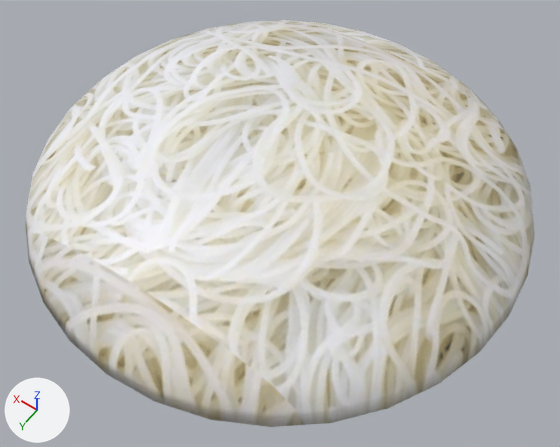
What one commit did to the FBX model Assets/_Game/Model 3D/thung_bun.fbx.
One viewpoint serves both versions: a camera (50 mm lens) standing at (-0.526, 0.736, 0.553) and looking at (-0.017, 0.023, -0.567). The lights are fixed; the arrows at lower left show +X, +Y and +Z. The first picture is the older version. Where no turn or scale is listed for an object, it has been applied to the vertices.

Before the edit, the objects in view are built like this:
```python
me_sphere_001 = bpy.data.meshes.new('Sphere.001')
me_sphere_001.from_pydata(...)  # 257 vertices, 257 faces; spans x -0.447..0.447, y -0.447..0.447, z 0.0..0.145
me_sphere_001.materials.append(mat_thung_bun)  # picture img_rice_noodle_tex_png
ob_thung_bun = bpy.data.objects.new('thung_bun', me_sphere_001)
ob_thung_bun.location = (0.0, -0.001, -0.508)
```
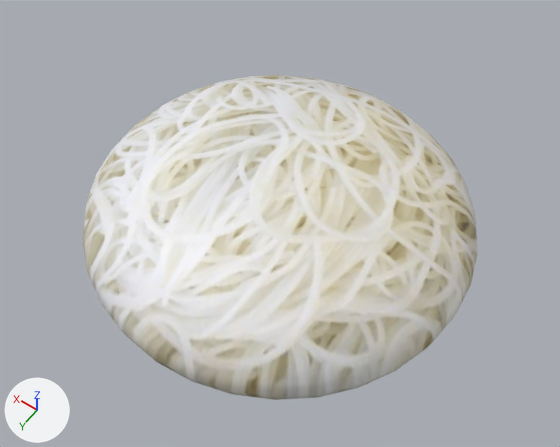
The change, as a diff of the scene's bpy script:
```diff
--- a/Assets/_Game/Model 3D/thung_bun.fbx.py
+++ b/Assets/_Game/Model 3D/thung_bun.fbx.py
@@ me_sphere_001 @@
 # used by ob_thung_bun; location = (0.0, -0.001, -0.508)
-me_sphere_001.from_pydata(...)  # 257 vertices, 257 faces; spans x -0.447..0.447, y -0.447..0.447, z 0.0..0.145
+me_sphere_001.from_pydata(...)  # 482 vertices, 512 faces; spans x -0.367..0.367, y -0.36..0.36, z 0.0..0.281
+# me_sphere_001 part 1: 257 vertices removed from x -0.447..0.447, y -0.447..0.447, z 0.0..0.145; 482 vertices added at x -0.367..0.367, y -0.36..0.36, z 0.0..0.281, forming a UV sphere (32 segments, 16 rings, poles along z)
 me_sphere_001.materials.append(mat_thung_bun)
@@ ob_thung_bun @@
 ob_thung_bun = bpy.data.objects.new('thung_bun', me_sphere_001)
-ob_thung_bun.location = (0.0, -0.001, -0.508)
+ob_thung_bun.location = (0.0, 0.0, -0.725)
```

Pixel boxes [x1, y1, x2, y2] of what changed, in the pictures (560 x 447 px):
'thung_bun', reshaped, moved (23% narrower, 20% shorter): before [25, 20, 535, 427]; after [83, 75, 477, 400]
